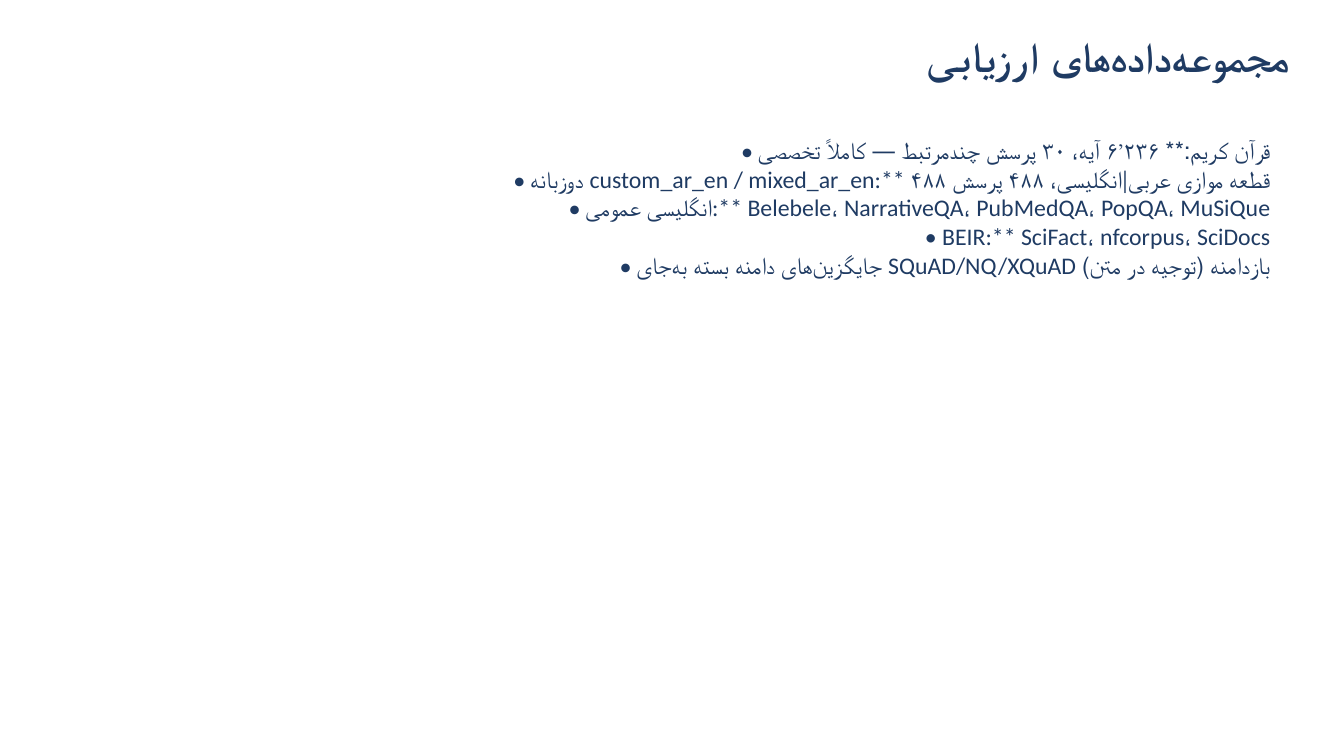
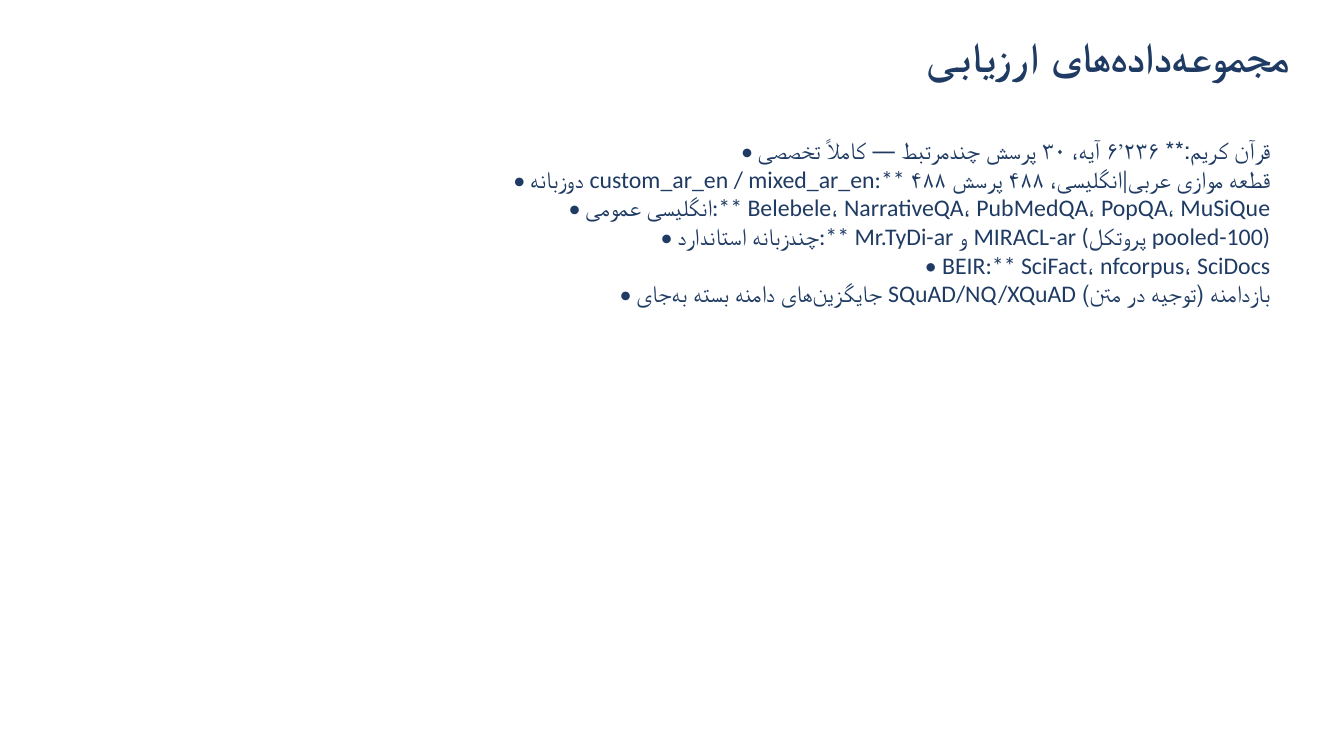
Before and after one commit to vahidmoradilak/SemanticFolding, a slide deck: slide 6 of docs/thesis/fa/defense_slides.pptx. Drawn at 1344x756 pixels with LibreOffice and Linux fonts; fonts in the diff are those of the drawing. Boxes give left, top, right and bottom in pixels: in the first picture for what was removed or moved away, otherwise in the second. Text is boxed around its words. In the diff, an @@ line names an element or a change of style, - is before the commit and + after.

Commit message:
Adding comparison with multilingual-e5-small and benchmarking on Mr.TyDi-ar and MIRACL-ar datasets

```diff
--- a/docs/thesis/fa/defense_slides.pptx
+++ b/docs/thesis/fa/defense_slides.pptx
@@ text at [752, 227, 1270, 251]: paragraph added @@
+• چندزبانه استاندارد:** Mr.TyDi-ar و MIRACL-ar (پروتکل pooled-100)
```
Also in this commit, not shown: 2 other slides changed, 1 slide added, 11 other files.
